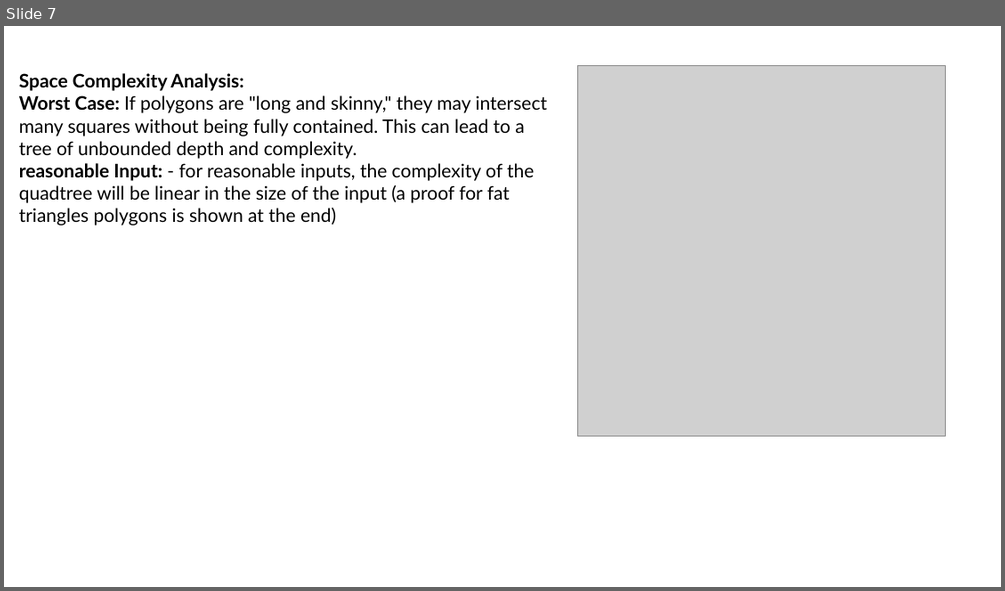
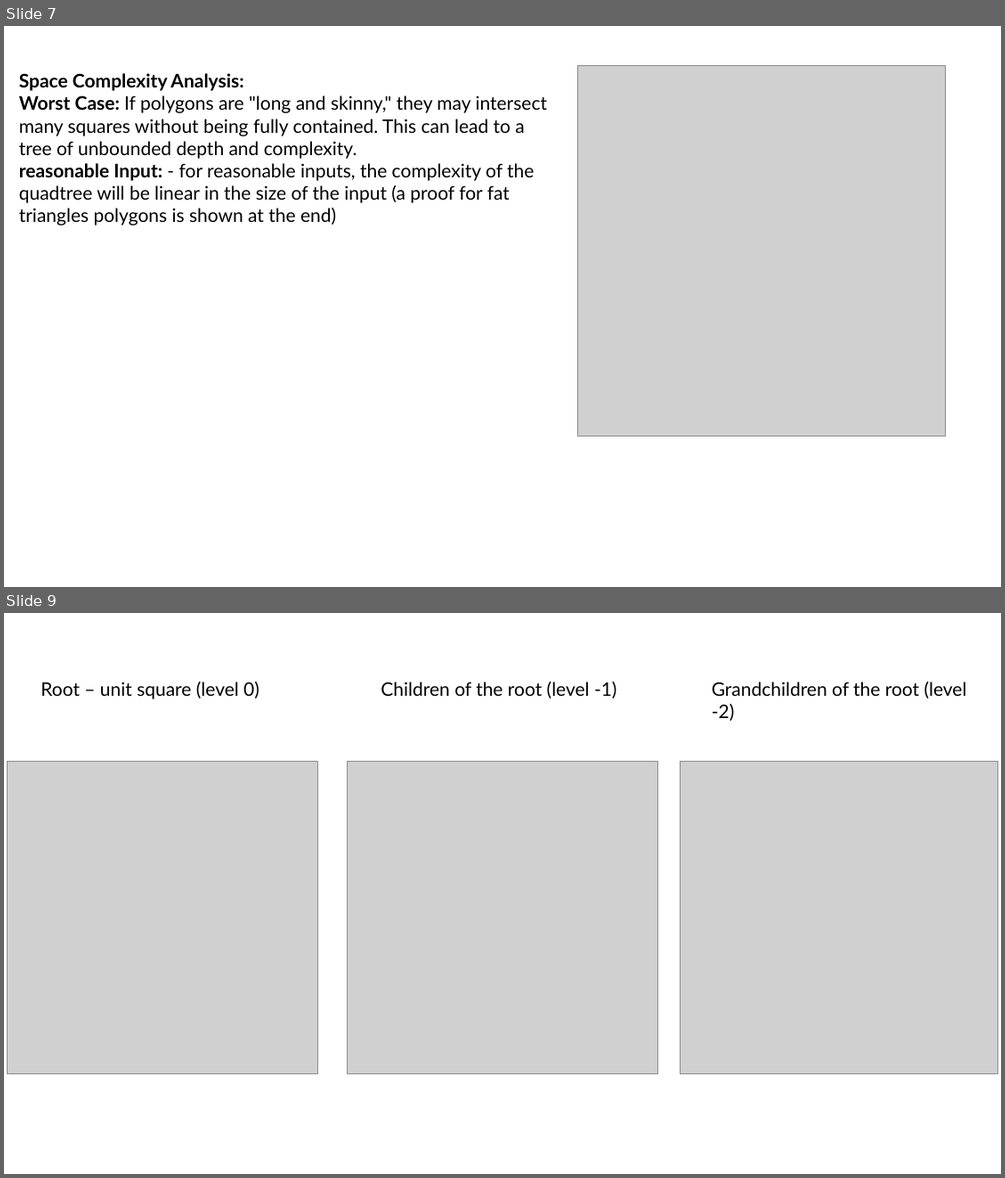
Before and after one commit to MatanKronfeld1/geometric_agorithms, a slide deck: Quadtrees – Hierarchical Grids.pptx. Shown one above the other, each under a label of ours: slide 7 before the commit, slides 7 and 9 after it; the slides between them are not shown. The pictures are 1005x591 and 1005x1178 pixels, drawn with LibreOffice and Linux fonts; fonts in the diff are those of the drawing; grey boxes stand for pictures. Boxes give left, top, right and bottom in pixels: in the first picture for what was removed or moved away, otherwise in the second. Text is boxed around its words. In the diff, an @@ line names an element or a change of style, - is before the commit and + after.

```diff
--- a/Quadtrees – Hierarchical Grids.pptx
+++ b/Quadtrees – Hierarchical Grids.pptx
@@ slide 9 added at bbox=[4, 613, 1001, 1174], background #FFFFFF @@
@@ text added at bbox=[40, 682, 259, 699], 18 pt, text #000000 @@
+Root – unit square (level 0)
@@ text added at bbox=[380, 682, 617, 698], 18 pt, text #000000 @@
+Children of the root (level -1)
@@ text added at bbox=[712, 682, 967, 721], 18 pt, text #000000 @@
+Grandchildren of the root (level -2)
@@ picture added at bbox=[7, 761, 318, 1074] @@
@@ picture added at bbox=[348, 761, 658, 1074] @@
@@ picture added at bbox=[680, 761, 998, 1074] @@
```
Also in this commit, not shown: 1 other slide added.
